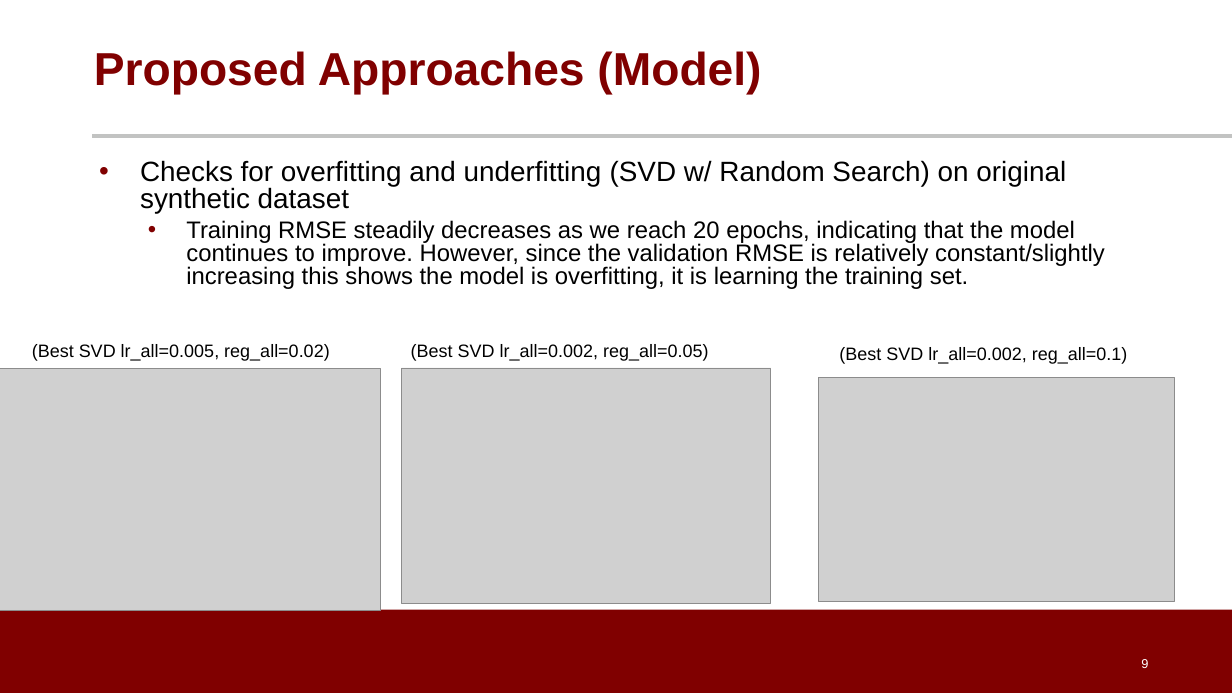
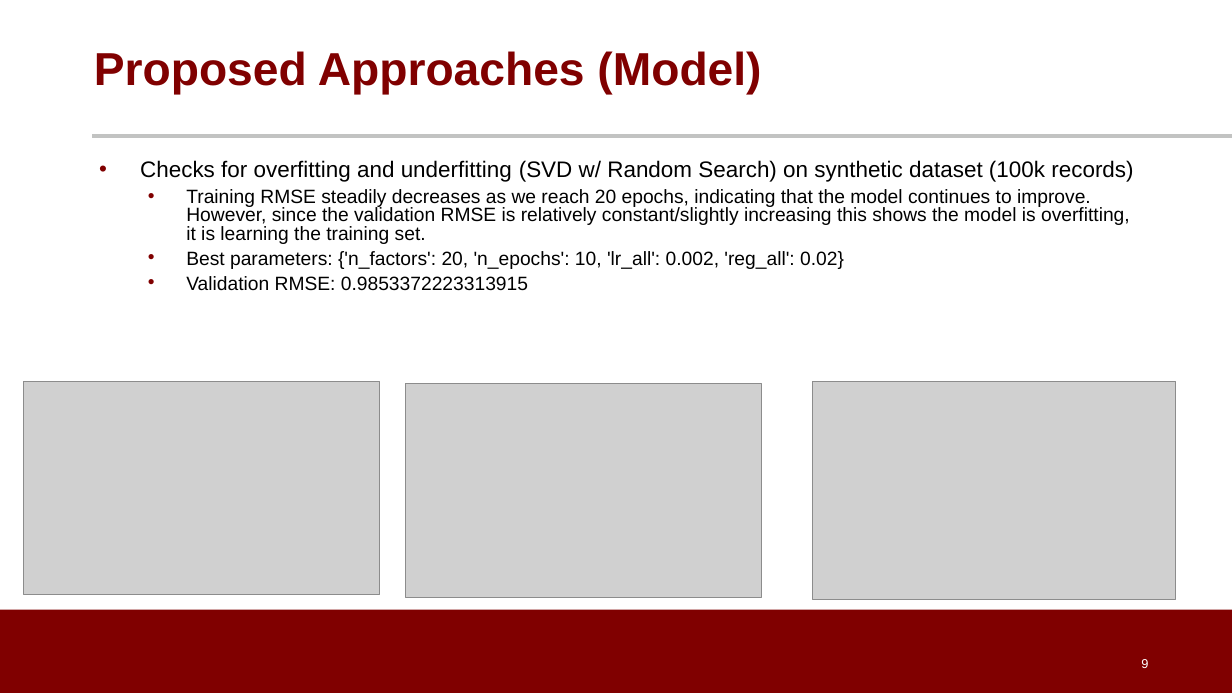
Before and after one commit to dpatel77/CocktailRecommenderSystem, a slide deck: slide 9 of Cocktail_Recommendation_System.pptx. Drawn at 1232x693 pixels with LibreOffice and Linux fonts; fonts in the diff are those of the drawing; grey boxes stand for pictures; background and template pictures are left out. Boxes give left, top, right and bottom in pixels: in the first picture for what was removed or moved away, otherwise in the second. Text is boxed around its words. In the diff, an @@ line names an element or a change of style, - is before the commit and + after.

```diff
--- a/Cocktail_Recommendation_System.pptx
+++ b/Cocktail_Recommendation_System.pptx
@@ text at (140, 160, 1133, 182): text changed; size 21.7 to 17.5 pt @@
-• Checks for overfitting and underfitting (SVD w/ Random Search) on original synthetic dataset
+• Checks for overfitting and underfitting (SVD w/ Random Search) on synthetic dataset (100k records)
@@ text at (186, 189, 1130, 244): size 18.6 to 15 pt in "Training RMSE steadily decreases as we reach ..." @@
@@ text at (186, 251, 844, 291): paragraphs added @@
+  • Best parameters: {'n_factors': 20, 'n_epochs': 10, 'lr_all': 0.002, 'reg_all': 0.02}
+  • Validation RMSE: 0.9853372223313915
@@ text removed at (32, 344, 330, 361) @@
-(Best SVD lr_all=0.005, reg_all=0.02)
@@ text removed at (411, 344, 709, 361) @@
-(Best SVD lr_all=0.002, reg_all=0.05)
@@ text removed at (839, 347, 1128, 364) @@
-(Best SVD lr_all=0.002, reg_all=0.1)
@@ picture: place and size @@
-picture at (0, 368, 381, 610)
+picture at (24, 381, 380, 594)
@@ picture: place and size @@
-picture at (402, 368, 772, 604)
+picture at (405, 384, 761, 597)
@@ picture: place and size @@
-picture at (819, 377, 1175, 602)
+picture at (812, 381, 1177, 599)
```
Also in this commit, not shown: 4 other slides changed, 2 slides added.
